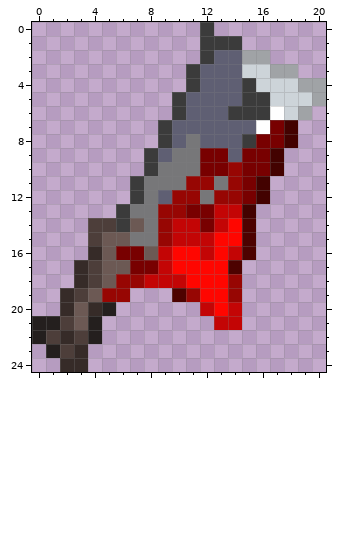
Two versions of one pixel-art sprite, Projectiles/Thrown/CleanestCleaverProg_Blood2.png. The first picture shows the starting point.
The file is 42x50 pixels, drawn in blocks of 2x2; one block is one cell here.
Now the later version:
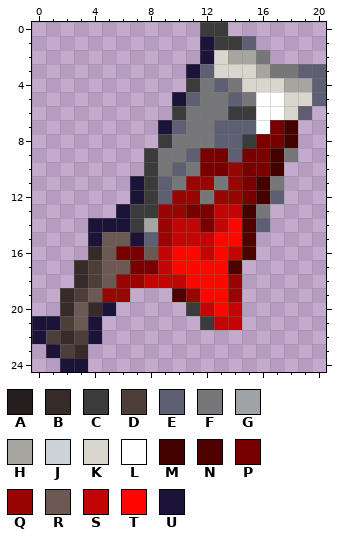
Palette (. is transparent): A #241f1e  B #362b28  C #3b3b3b  D #4d3e3a  E #5f5f73  F #777779  G #a0a3a6  H #a6a5a0  J #cdd4d9  K #d9d7cd  L #ffffff  M #430200  N #4d0200  P #780000  Q #970603  R #6c5954  S #c30505  T #ff0600  U #1b1438
Commit message: Yoyo resprites and Some guns as well as Cleaver
Difference:
y 0: x 13 . -> C
y 1: x 12 C -> U; x 15 . -> E
y 2: x 12..16 CEEGG -> UKHHF
y 3: x 11 C -> U; x 13..20 EEJJGG.. -> KKKHFFEE
y 4: x 12 E -> F; x 14..20 ECJJJGG -> FKKKHHE
y 5: x 10 C -> U; x 12..13 EE -> FF; x 15..20 CCJJJG -> FLLKKE
y 6: x 11..13 EEE -> FFF; x 16 C -> L; x 18..19 JG -> KE
y 7: x 9 C -> U; x 11..12 EE -> FF
y 8: x 10 E -> F; x 12 E -> F
y 9: x 9 E -> F; x 11 F -> E; x 18 . -> F
y 10: x 10 F -> E
y 11: x 7..9 CFF -> UCE; x 17 . -> F
y 12: x 7..8 CF -> UC; x 17 . -> E
y 13: x 6..8 CFF -> UCC; x 16 . -> F
y 14: x 4..8 DDCRF -> UUUCH; x 16 . -> E
y 15: x 4 D -> U; x 7..8 FF -> UE
y 20: x 5 A -> U; x 11 . -> C
y 21: x 0..1 AA -> UU; x 4 A -> U; x 12 . -> C
y 22: x 0 A -> U; x 4 A -> U
y 23: x 1 A -> U
y 24: x 2..3 BB -> UU
Pixel boxes of the changes (left, top, right, bottom) in both pictures:
changed: (32, 22, 326, 372)
